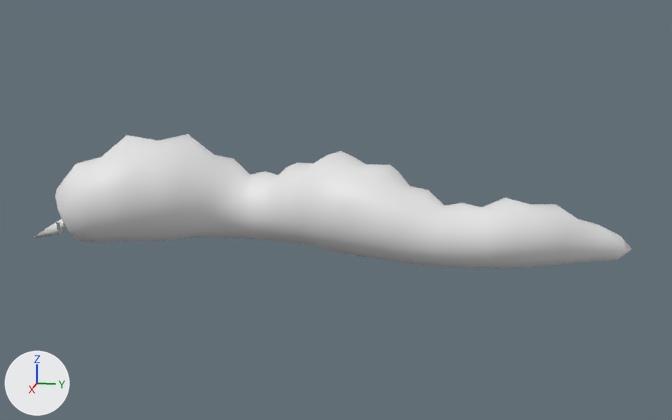
Renders of the glTF model assets/build/worm_crawl_02.glb from each side of a commit.
The view is the same before and after, from a 50 mm camera at (0.58, 0.116, 0.173) aimed at (-0.001, 0.0, 0.027). Arrows for +X, +Y and +Z are at lower left; the lights stay in place. The older version comes first. Vertices at exactly the same position are counted once.

Before the edit, the objects in view are built like this:
```python
me_worm = bpy.data.meshes.new('worm')
me_worm.from_pydata(...)  # 391 vertices, 766 faces; spans x -0.048..0.043, y -0.207..0.189, z 0.0..0.072
ob_worm = bpy.data.objects.new('worm', me_worm)
ob_worm.location = (0.0, 0.0, 0.0)
```
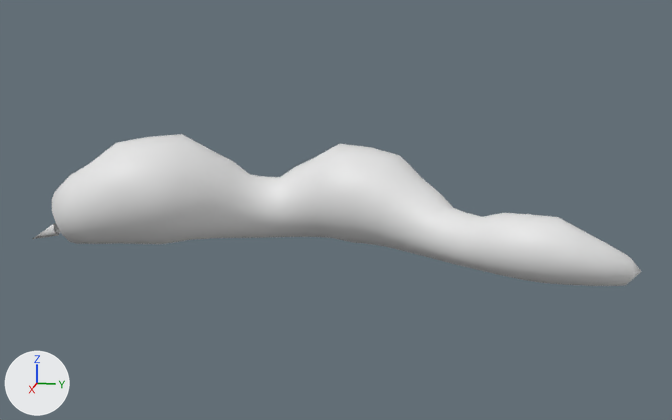
Location of each change, (x1, y1, x2, y2) in pixels of the pictures (672 x 420 px; the box of a moved part takes in the faces that stretch with it):
'worm', reshaped (13% taller)
    before: (31, 134, 632, 268)
    after: (33, 134, 642, 286)
part 1 of me_worm, moved or reshaped
    before: (31, 219, 67, 239)
    after: (33, 224, 60, 239)
part 2 of me_worm, moved or reshaped
    before: (55, 134, 632, 268)
    after: (52, 134, 642, 286)

Diff of the bpy script that builds the scene:
```diff
--- a/assets/build/worm_crawl_02.glb.py
+++ b/assets/build/worm_crawl_02.glb.py
@@ me_worm @@
 # used by ob_worm; location = (0.0, 0.0, 0.0)
-me_worm.from_pydata(...)  # 391 vertices, 766 faces; spans x -0.048..0.043, y -0.207..0.189, z 0.0..0.072
+me_worm.from_pydata(...)  # 391 vertices, 766 faces; spans x -0.065..0.061, y -0.207..0.189, z 0.0..0.073
+# me_worm part 1: the loose piece of 11 vertices spanning x 0.008..0.03, y -0.207..-0.183, z 0.003..0.017 is multiplied about its middle by the matrix ((0.99, 0.134, 0.039), (-0.134, 0.991, -0.009), (-0.04, 0.004, 0.999)), then moved by (0.0, 0.0, -0.001)
+# me_worm part 2: 379 of 391 vertices moved; they spanned x -0.048..0.043, y -0.188..0.189, z 0.0..0.072 and now span x -0.065..0.061, y -0.187..0.189, z 0.0..0.073; mean shift (0.003, -0.001, 0.0); largest move (-0.005, 0.181, 0.008) -> (0.047, 0.182, 0.008)
```
